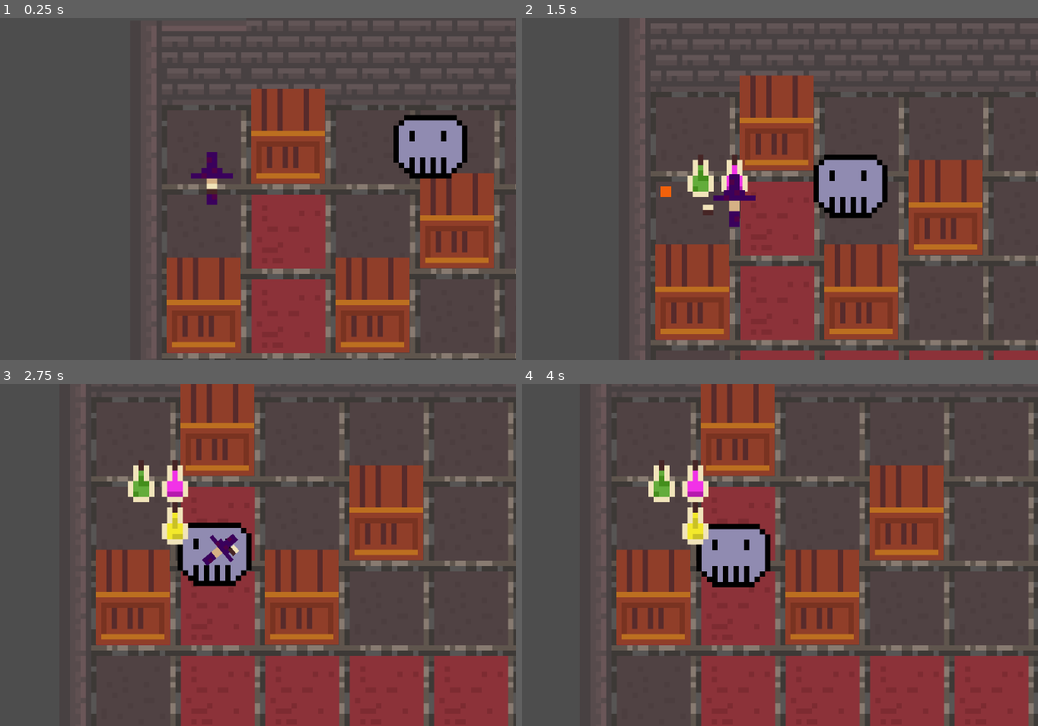
Above: before the commit, frames 1-4 (two rows, left to right).
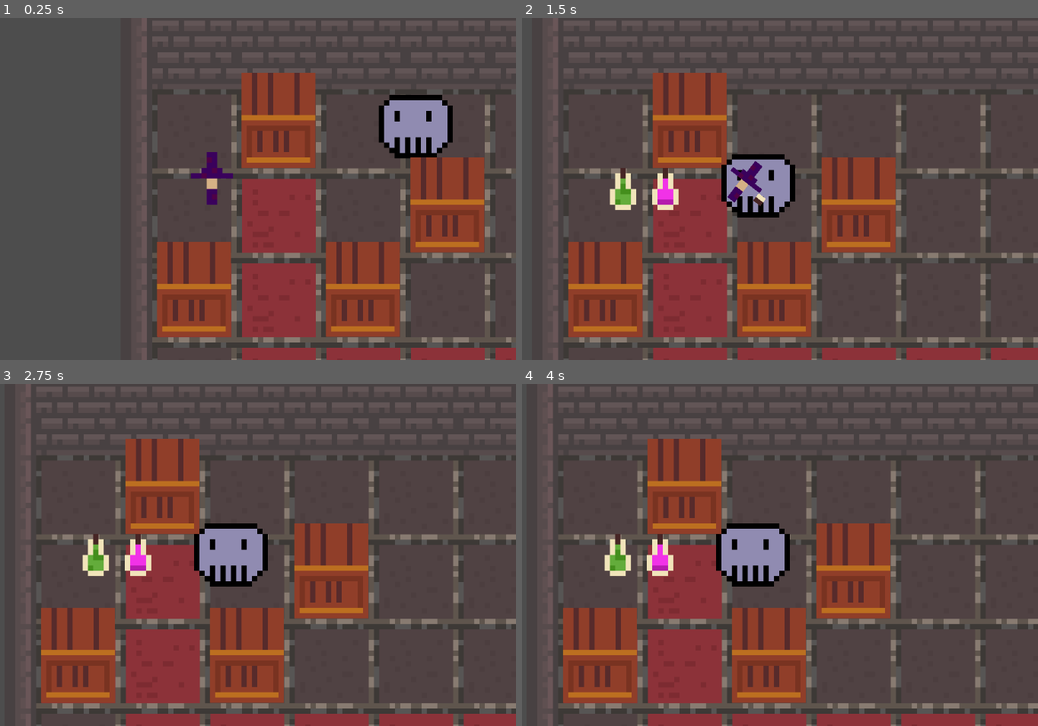
Above: after the commit, the same moments.

Repository: chluebi/ludum-dare-58
Game: Godot game, scene res://main.tscn
Same seed, same stepped clock (60 frames per second), same inputs: the game is played once before the commit and once after it.
Inputs (mouse positions are in pixels of both pictures, inside the frame that each line leads up to):
- Up to frame 1 (0.25 s): no input
- Up to frame 2 (1.5 s): tap Enter (ui_accept) at 0.5, 0.77 s; move the mouse to (867, 171) at 0.52 s; press the mouse at (867, 171) at 0.53 s; hold D (move_right) 0.53-1.28 s; move the mouse to (614, 206) at 1.27 s; release the mouse at (614, 206) at 1.28 s; hold S (move_down) from 1.28 s (still down); click (614, 206) at 1.35 s
- Up to frame 3 (2.75 s): tap Enter (ui_accept) at 1.52 s; move the mouse to (273, 479) at 2.02 s; release S (move_down) at 2.03 s; press the mouse at (273, 479) at 2.03 s; hold D (move_right) from 2.03 s (still down)
- Up to frame 4 (4 s): move the mouse to (702, 623) at 2.77 s; release D (move_right) at 2.78 s; release the mouse at (702, 623) at 2.78 s; hold W (move_up) 2.78-3.53 s; click (702, 623) at 2.85 s; tap Enter (ui_accept) at 3.02, 3.77 s; move the mouse to (914, 606) at 3.52 s; press the mouse at (914, 606) at 3.53 s; hold A (move_left) from 3.53 s (still down)

The runs differ from the first frame. In frame 1, 25% of the frame differs, in the area x 27-100%, y 0-100%; in frame 2, 40%; in frame 3, 43%, in the area x 5-100%, y 0-100%; in frame 4, 42%.

Commit message:
y sorting

Diff:
--- a/crate.tscn
+++ b/crate.tscn
@@ -3,7 +3,7 @@
 [ext_resource type="Texture2D" uid="uid://dwklrk08g7n6" path="res://crate.png" id="1_uep05"]
 
 [sub_resource type="RectangleShape2D" id="RectangleShape2D_mo0jf"]
-size = Vector2(14, 14)
+size = Vector2(14.000004, 12.499998)
 
 [node name="Crate" type="StaticBody2D" groups=["static_obstacles"]]
 scale = Vector2(10, 10)
@@ -14,6 +14,6 @@
 texture = ExtResource("1_uep05")
 
 [node name="CollisionShape2D" type="CollisionShape2D" parent="."]
-position = Vector2(8, 8)
-scale = Vector2(0.99999994, 0.99999994)
+position = Vector2(7.999998, 8.749998)
+scale = Vector2(0.99999976, 0.99999976)
 shape = SubResource("RectangleShape2D_mo0jf")
--- a/enemy.gd
+++ b/enemy.gd
@@ -13,7 +13,7 @@
 
 var _velocity := Vector2()
 
-@onready var _tile_map: PathFindAStar = $"../TileMapLayer"
+@onready var _tile_map: PathFindAStar = $"../../TileMapLayer"
 @onready var player = $"../player"
 
 var attack_target = null
--- a/main.tscn
+++ b/main.tscn
@@ -53,21 +53,24 @@
 tile_set = SubResource("TileSet_kek77")
 script = ExtResource("3_272bh")
 
-[node name="player" parent="." instance=ExtResource("2_0xm2m")]
-position = Vector2(96, 160)
+[node name="Environment" type="Node2D" parent="."]
+y_sort_enabled = true
 
-[node name="Crate" parent="." instance=ExtResource("4_1bvp3")]
+[node name="Crate" parent="Environment" instance=ExtResource("4_1bvp3")]
 position = Vector2(160, 4.7683716e-07)
 
-[node name="Crate2" parent="." instance=ExtResource("4_1bvp3")]
+[node name="Crate2" parent="Environment" instance=ExtResource("4_1bvp3")]
 position = Vector2(480, 160)
 
-[node name="Crate3" parent="." instance=ExtResource("4_1bvp3")]
+[node name="Crate3" parent="Environment" instance=ExtResource("4_1bvp3")]
 position = Vector2(320, 320)
 
-[node name="Crate4" parent="." instance=ExtResource("4_1bvp3")]
+[node name="Crate4" parent="Environment" instance=ExtResource("4_1bvp3")]
 position = Vector2(1.5258789e-05, 320)
 
-[node name="Enemy" parent="." instance=ExtResource("5_lquwl")]
-position = Vector2(560, 80)
+[node name="Enemy" parent="Environment" instance=ExtResource("5_lquwl")]
+position = Vector2(550, 68)
 script = ExtResource("6_7mycd")
+
+[node name="player" parent="Environment" instance=ExtResource("2_0xm2m")]
+position = Vector2(114, 190)
--- a/player.tscn
+++ b/player.tscn
@@ -28,13 +28,11 @@
 position_smoothing_enabled = true
 
 [node name="book" type="Sprite2D" parent="."]
-z_index = 6
 position = Vector2(40.999996, 18.999998)
 scale = Vector2(10, 10)
 texture = SubResource("AtlasTexture_onrkg")
 
 [node name="body" type="Sprite2D" parent="."]
-z_index = 5
 scale = Vector2(10, 10)
 texture = SubResource("AtlasTexture_i3pqv")
 offset = Vector2(0, -2)
Binary file added: weirdbox.png
Not shown, added: weirdbox.png.import
